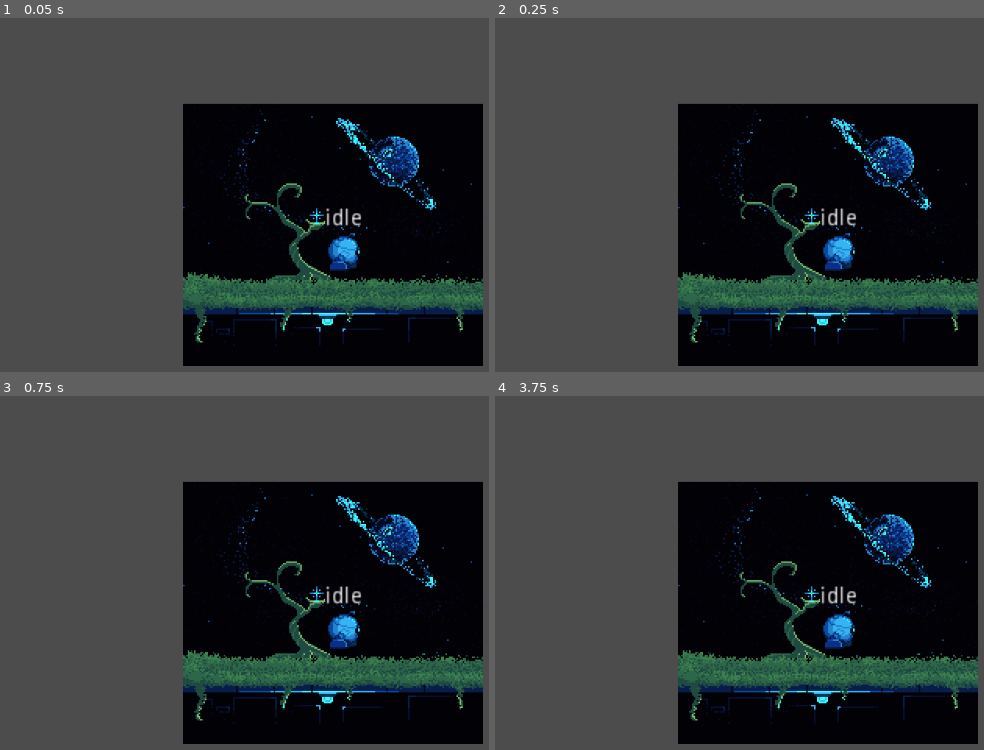
Above: before the commit, frames 1-4 (two rows, left to right).
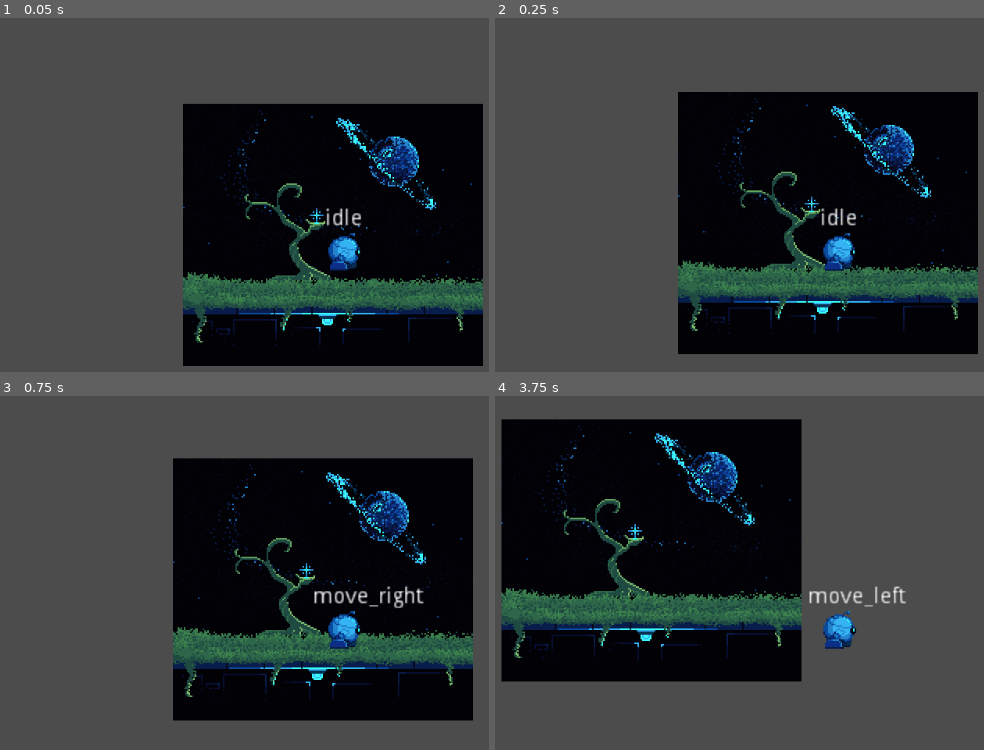
Above: after the commit, the same moments.

Repository: GeekzGamingz/Myunjoule
Game: Godot game, scene res://source/Levels/Level_Debug.tscn
The game is run twice, just before and just after one commit, with the same random seed, the same clock (stepped at 60 frames per second) and the same inputs.
Inputs:
- Up to frame 1 (0.05 s): no input
- Up to frame 2 (0.25 s): no input
- Up to frame 3 (0.75 s): hold D (move_right, bound only after the commit) from 0.53 s (still down)
- Up to frame 4 (3.75 s): release D (move_right, bound only after the commit) at 1.28 s; hold A (move_left, bound only after the commit) 1.28-2.03 s; hold D (move_right, bound only after the commit) 2.03-3.53 s; hold A (move_left, bound only after the commit) from 3.53 s (still down)

Frame 1 is identical in both runs. In frame 2, 14% of the frame differs, in the area x 37-99%, y 20-99%; in frame 3, 25%; in frame 4, 67%, in the area x 1-99%, y 6-99%.

Commit message:
Left and right movement + gravity

Diff:
--- a/project.godot
+++ b/project.godot
@@ -92,6 +92,16 @@
 "deadzone": 0.5,
 "events": [  ]
 }
+move_left={
+"deadzone": 0.5,
+"events": [ Object(InputEventKey,"resource_local_to_scene":false,"resource_name":"","device":0,"alt":false,"shift":false,"control":false,"meta":false,"command":false,"pressed":false,"scancode":0,"physical_scancode":65,"unicode":0,"echo":false,"script":null)
+ ]
+}
+move_right={
+"deadzone": 0.5,
+"events": [ Object(InputEventKey,"resource_local_to_scene":false,"resource_name":"","device":0,"alt":false,"shift":false,"control":false,"meta":false,"command":false,"pressed":false,"scancode":0,"physical_scancode":68,"unicode":0,"echo":false,"script":null)
+ ]
+}
 
 [physics]
 
--- a/source/Actors/Actor.gd
+++ b/source/Actors/Actor.gd
@@ -5,8 +5,13 @@
 #Constants
 const FLOOR_NORMAL = Vector2.UP
 const SLOPE_SLIDE_STOP = 25.0
-var motion = Vector2()
-var gravity = 2
+var motion = Vector2.ZERO
 var walk_speed = 3.5 * Globals.TILE_SIZE
 var run_speed = 7 * Globals.TILE_SIZE
 var max_speed = walk_speed
+
+export(float, 0, 500, 0.01) var gravity           := 300
+export(float, 0, 1, 0.01)  var max_acceleration   := 0.5
+export(float, 0, 1, 0.01)  var acceleration_step  := 0.15
+export(float, 0, 1, 0.01)  var friction           := 0.6
+export(float, 0, 1, 0.005) var friction_step      := 0.235
--- a/source/Actors/Player/Player.gd
+++ b/source/Actors/Player/Player.gd
@@ -9,6 +9,10 @@
 onready var animTree = $AnimationPlayers/AnimationTree
 onready var playBack = animTree.get("parameters/playback")
 onready var currentState = playBack.get_current_node()
+
+var move_dir: int = 0
+var old_move_dir: int = 0
+var snap: Vector2 = Vector2(0, 5000)
 #-------------------------------------------------------------------------------------------------#
 #Ready Method
 func _ready() -> void:
@@ -17,3 +21,16 @@
 #Applies Gravity
 func apply_gravity(delta):
 	motion.y += gravity * delta
+
+func handle_move_input() -> void:
+	old_move_dir = move_dir
+	move_dir = -int(Input.is_action_pressed("move_left")) + int(Input.is_action_pressed("move_right"))
+
+	# Accel/Decel
+	if move_dir != 0:
+		motion.x = lerp(motion.x, move_dir * max_speed, lerp(0.0, max_acceleration, acceleration_step))
+	else:
+		motion.x = lerp(motion.x, 0, lerp(0.0, friction, friction_step))
+
+func apply_movement() -> void:
+	motion = move_and_slide_with_snap(motion, snap, Vector2.ZERO, true, 4, deg2rad(45), false)
--- a/source/Actors/Player/Player.tscn
+++ b/source/Actors/Player/Player.tscn
@@ -12,6 +12,7 @@
 
 [node name="Player" type="KinematicBody2D"]
 script = ExtResource( 1 )
+gravity = 250.0
 
 [node name="PlayerFSM" type="Node2D" parent="."]
 script = ExtResource( 2 )
--- a/source/Actors/Player/PlayerFSM.gd
+++ b/source/Actors/Player/PlayerFSM.gd
@@ -4,42 +4,75 @@
 #Variables
 #OnReady Variables
 onready var stateLabel: Label = parent.get_node("StateOutput")
+
+
 #-------------------------------------------------------------------------------------------------#
 #Ready
 func _ready() -> void:
 	stateAdd("idle")
+	stateAdd("move_left")
+	stateAdd("move_right")
 	call_deferred("stateSet",states.idle)
+
+
 #-------------------------------------------------------------------------------------------------#
 #State Label
 func _process(_delta: float) -> void:
 	stateLabel.text = str(states.keys()[state])
+
+
 #-------------------------------------------------------------------------------------------------#
 #Input Handler
 func _input(event: InputEvent) -> void:
 	pass
+
+
 #-------------------------------------------------------------------------------------------------#
 #State Machine
 #State Logistics
 func stateLogic(delta):
 	parent.apply_gravity(delta)
+	parent.handle_move_input()
+	parent.apply_movement()
+
+
 #State Transitions
 # warning-ignore:unused_argument
 func transitions(delta):
 	match(state):
 		#Idle
 		states.idle:
-			pass
+			if parent.move_dir < 0:
+				return states.move_left
+			if parent.move_dir > 0:
+				return states.move_right
+		states.move_left:
+			if parent.move_dir == 0:
+				return states.idle
+			if parent.move_dir > 0:
+				return states.move_right
+		states.move_right:
+			if parent.move_dir == 0:
+				return states.idle
+			if parent.move_dir < 0:
+				return states.move_left
 	return null
+
+
 #Enter State
 # warning-ignore:unused_argument
 func stateEnter(newState, oldState):
 	match(newState):
 		states.idle: pass
+
+
 #Exit State
 # warning-ignore:unused_argument
 # warning-ignore:unused_argument
 func stateExit(oldState, newState):
 	pass
+
+
 #-------------------------------------------------------------------------------------------------#
 #Assign Animations
 func assign_animation():
